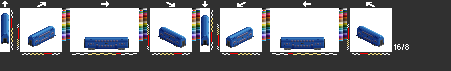
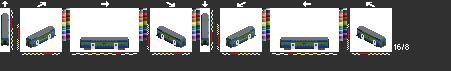
Layers edited between the first and the second w=451, h=71 image:
added layer "bii4" above "bii3" over (x1=1, y1=13, x2=386, y2=49)
painted on "bii" over (x1=1, y1=13, x2=386, y2=50)
